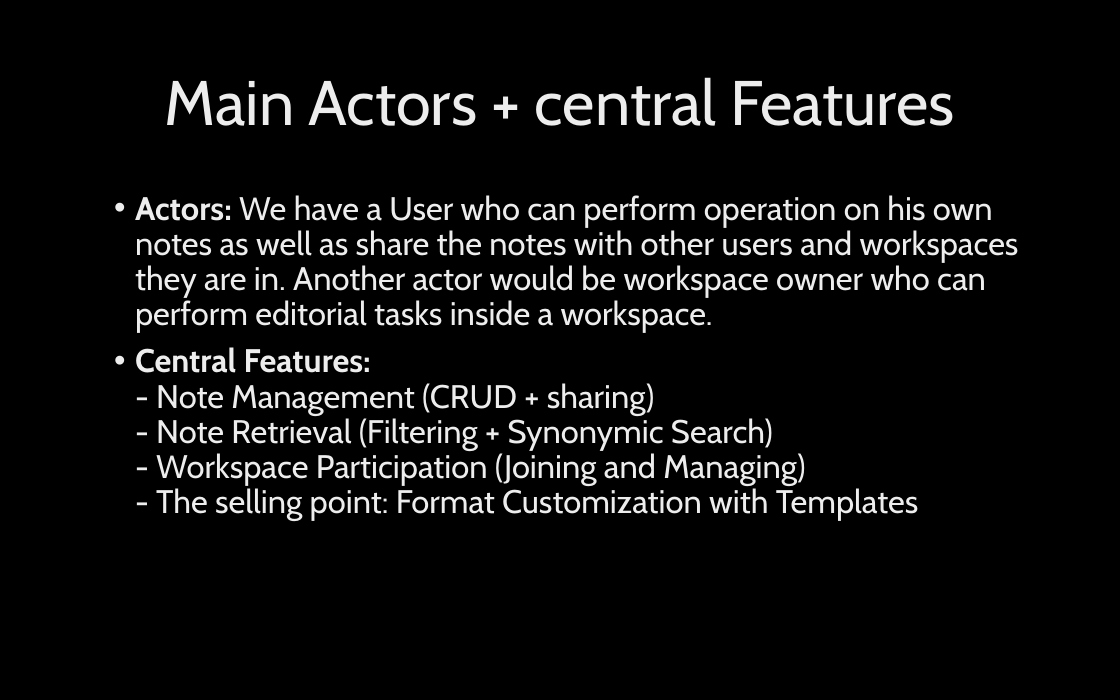
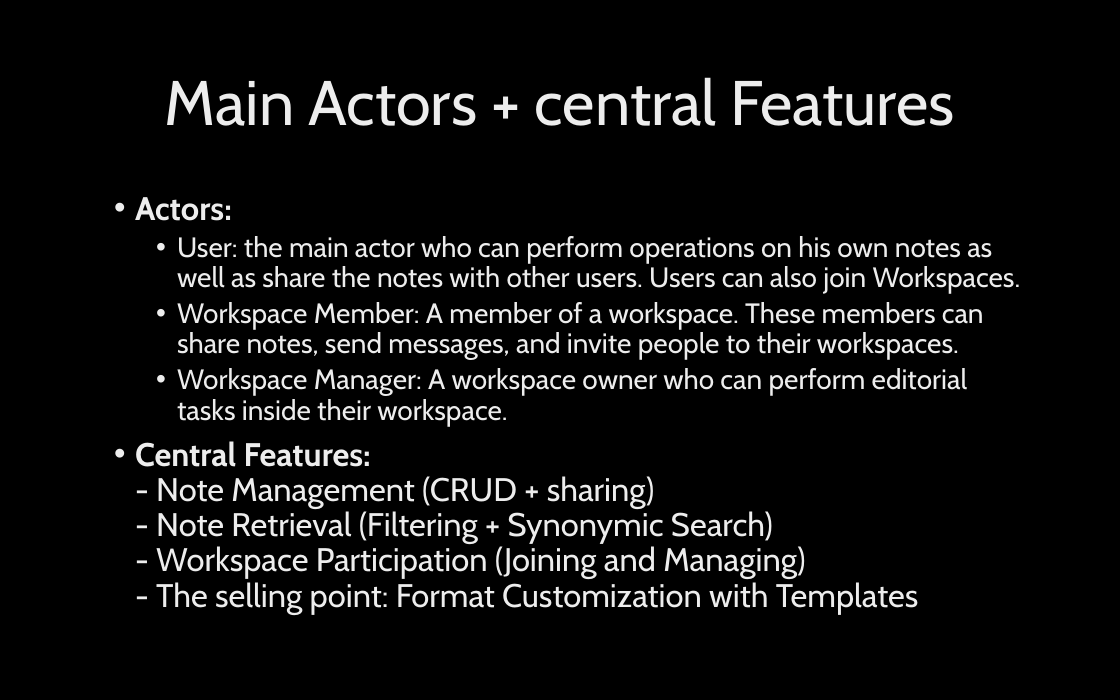
Before and after one commit to MinPoe/frontend-thingspace.ts, a slide deck: slide 3 of ThingSpaceTsM2.pptx. Drawn at 1120x700 pixels with LibreOffice and Linux fonts; fonts in the diff are those of the drawing; background and template pictures are left out. Boxes give left, top, right and bottom in pixels: in the first picture for what was removed or moved away, otherwise in the second. Text is boxed around its words. In the diff, an @@ line names an element or a change of style, - is before the commit and + after.

```diff
--- a/ThingSpaceTsM2.pptx
+++ b/ThingSpaceTsM2.pptx
@@ text at (135, 197, 1021, 426): text changed; size 21 to 18 pt @@
-• Actors: We have a User who can perform operation on his own notes as well as share the notes with other users and workspaces they are in. Another actor would be workspace owner who can perform editorial tasks inside a workspace.
+• Actors:
+  • User: the main actor who can perform operations on his own notes as well as share the notes with other users. Users can also join Workspaces.
+  • Workspace Member: A member of a workspace. These members can share notes, send messages, and invite people to their workspaces.
+  • Workspace Manager: A workspace owner who can perform editorial tasks inside their workspace.
```
Also in this commit, not shown: 3 other slides changed, 1 slide removed.
